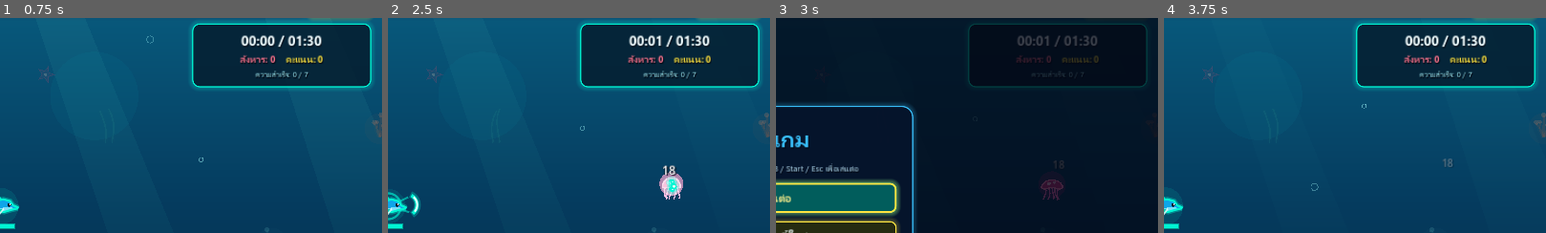
Above: before the commit, frames 1-4 (left to right).
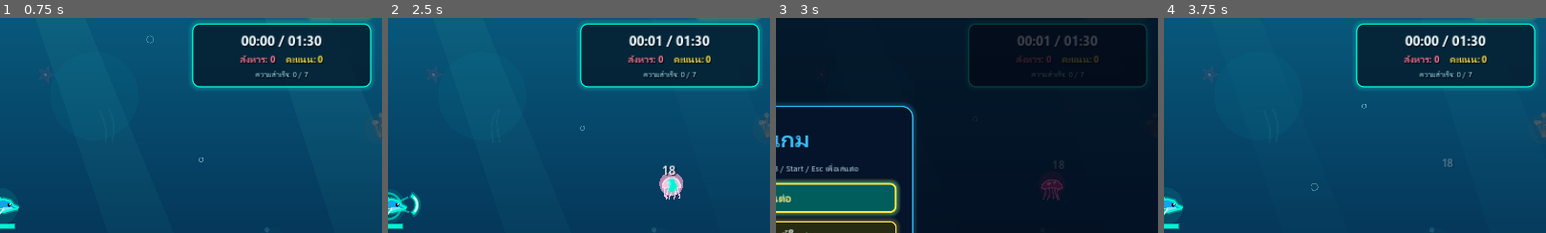
Above: after the commit, the same moments.

Repository: kornthitapanno-web/dolphin-survivor
Game: Godot game, scene res://scenes/main.tscn
The game is run twice, just before and just after one commit, with the same random seed, the same clock (stepped at 60 frames per second) and the same inputs.
Inputs:
- Up to frame 1 (0.75 s): click "ด่าน 1: แนวปะการังน้ำตื้น" at 0.5 s
- Up to frame 2 (2.5 s): click "พักเกม (Start / Esc)" at 1.25 s; click "เล่นต่อ" at 2 s
- Up to frame 3 (3 s): click "พักเกม (Start / Esc)" at 2.75 s
- Up to frame 4 (3.75 s): click "เริ่มด่านนี้ใหม่" at 3.5 s
The pictures show only the part of the screen within x 50-100%, y 6-56%; the shares and areas given below are measured in that part.

Frame 1 is identical in both runs. In frame 2, 0.1% of the frame differs, in the area x 72-77%, y 68-83%; in frame 3, less than 0.1%; in frame 4, less than 0.1%.

Commit message:
Optimize web runtime: Sprite2D XP gems, enemy/FX draw throttling, O(N) separation

Diff:
--- a/scripts/enemy.gd
+++ b/scripts/enemy.gd
@@ -20,6 +20,8 @@
 var _is_dead: bool = false
 var _collision_shape: CollisionShape2D = null
 var _wander_seed: float = 0.0
+var _redraw_accum: float = 0.0
+var _sep_offset: int = 0
 
 static var _xp_gem_script: Script = null
 
@@ -32,6 +34,8 @@
 	collision_mask = 0
 	_anim_phase = randf() * TAU
 	_wander_seed = randf() * TAU
+	_redraw_accum = randf() * 0.05
+	_sep_offset = randi() % 16
 
 	if _collision_shape == null:
 		_collision_shape = CollisionShape2D.new()
@@ -117,9 +121,14 @@
 
 func _process(delta: float) -> void:
 	_anim_phase += delta * 5.2
+	var force_redraw: bool = false
 	if _flash_timer > 0.0:
 		_flash_timer = maxf(0.0, _flash_timer - delta)
-	queue_redraw()
+		force_redraw = true
+	_redraw_accum += delta
+	if force_redraw or _redraw_accum >= 0.05:
+		_redraw_accum = 0.0
+		queue_redraw()
 
 
 func _physics_process(delta: float) -> void:
@@ -154,29 +163,32 @@
 	else:
 		move_dir = Vector2(cos(_wander_seed + _anim_phase * 0.25), sin(_wander_seed + _anim_phase * 0.25)) * 0.55
 
-	# Soft separation from nearby enemies so swarms stay readable without physics sticking
+	# Soft separation from nearby enemies (bounded O(1) neighbor sample per enemy)
 	var sep := Vector2.ZERO
 	var tree_ref: SceneTree = get_tree()
 	if tree_ref != null:
 		var enemies: Array[Node] = tree_ref.get_nodes_in_group("enemies")
 		var count: int = enemies.size()
-		var stride: int = 1 if count <= 50 else 2
-		var i: int = 0
-		while i < count:
-			var other := enemies[i] as Node2D
-			i += stride
-			if other == null or other == self or not is_instance_valid(other):
-				continue
-			var diff: Vector2 = global_position - other.global_position
+		if count > 1:
+			var stride: int = maxi(1, count / 14)
+			var i: int = _sep_offset % stride
+			_sep_offset = (_sep_offset + 1) % stride
 			var min_dist: float = hit_radius + 16.0
-			var d_sq: float = diff.length_squared()
-			if d_sq > 0.01 and d_sq < min_dist * min_dist:
-				var d: float = sqrt(d_sq)
-				sep += (diff / d) * ((min_dist - d) / min_dist) * 140.0
+			var min_dist_sq: float = min_dist * min_dist
+			while i < count:
+				var other := enemies[i] as Node2D
+				i += stride
+				if other == null or other == self or not is_instance_valid(other):
+					continue
+				var diff: Vector2 = global_position - other.global_position
+				var d_sq: float = diff.length_squared()
+				if d_sq > 0.01 and d_sq < min_dist_sq:
+					var d: float = sqrt(d_sq)
+					sep += (diff / d) * ((min_dist - d) / min_dist) * 140.0
 
 	_knockback_vel = _knockback_vel.move_toward(Vector2.ZERO, 680.0 * delta)
 	velocity = move_dir * speed + sep + _knockback_vel
-	move_and_slide()
+	global_position += velocity * delta
 
 	if move_dir.length_squared() > 0.01:
 		var target_angle: float = move_dir.angle()
--- a/scripts/fx_manager.gd
+++ b/scripts/fx_manager.gd
@@ -27,9 +27,9 @@
 	var color: Color = Color.WHITE
 	var font_size: int = 16
 
-const MAX_PARTICLES: int = 600
-const MAX_RINGS: int = 64
-const MAX_LABELS: int = 96
+const MAX_PARTICLES: int = 150
+const MAX_RINGS: int = 20
+const MAX_LABELS: int = 32
 
 var camera_ref: Camera2D = null
 
@@ -41,6 +41,7 @@
 var _shake_duration: float = 0.0
 var _shake_timer: float = 0.0
 var _needs_final_clear_draw: bool = false
+var _redraw_accum: float = 0.0
 
 
 func _ready() -> void:
@@ -86,8 +87,15 @@
 		li -= 1
 
 	var has_items: bool = not _particles.is_empty() or not _rings.is_empty() or not _labels.is_empty()
-	if has_items or (had_items and _needs_final_clear_draw):
-		_needs_final_clear_draw = has_items
+	if has_items:
+		_needs_final_clear_draw = true
+		_redraw_accum += delta
+		if _redraw_accum >= 0.033:
+			_redraw_accum = 0.0
+			queue_redraw()
+	elif had_items and _needs_final_clear_draw:
+		_needs_final_clear_draw = false
+		_redraw_accum = 0.0
 		queue_redraw()
 
 
@@ -171,9 +179,8 @@
 		var cur_radius: float = lerpf(10.0, r.max_radius, ease_t)
 		var alpha: float = 1.0 - t
 		var local_pos: Vector2 = to_local(r.pos)
-		draw_arc(local_pos, cur_radius, 0.0, TAU, 40, Color(r.color, alpha * 0.28), maxf(1.5, 10.0 * alpha), true)
-		draw_arc(local_pos, cur_radius, 0.0, TAU, 40, Color(r.color, alpha * 0.92), maxf(1.2, 3.6 * alpha), true)
-		draw_arc(local_pos, cur_radius * 0.97, 0.0, TAU, 36, Color(1.0, 1.0, 1.0, alpha * 0.7), maxf(1.0, 1.6 * alpha), true)
+		draw_arc(local_pos, cur_radius, 0.0, TAU, 24, Color(r.color, alpha * 0.30), maxf(1.5, 9.0 * alpha), true)
+		draw_arc(local_pos, cur_radius, 0.0, TAU, 24, Color(r.color, alpha * 0.92), maxf(1.2, 3.4 * alpha), true)
 
 	# Neon particles
 	for p in _particles:
@@ -181,9 +188,8 @@
 		var alpha: float = 1.0 - t * t
 		var r: float = p.size * (1.0 - t * 0.55)
 		var local_pos: Vector2 = to_local(p.pos)
-		draw_circle(local_pos, r * 1.9, Color(p.color, alpha * 0.24))
+		draw_circle(local_pos, r * 1.6, Color(p.color, alpha * 0.28))
 		draw_circle(local_pos, r, Color(p.color, alpha))
-		draw_circle(local_pos, r * 0.45, Color(1.0, 1.0, 1.0, alpha * 0.85))
 
 	# Floating damage/status labels
 	var font: Font = ThemeDB.fallback_font
@@ -199,5 +205,4 @@
 		var shadow_col := Color(0.02, 0.04, 0.08, alpha * 0.85)
 		var main_col := Color(lbl.color, alpha)
 		draw_string(font, local_pos + Vector2(1.5, 1.5), lbl.text, HORIZONTAL_ALIGNMENT_LEFT, -1, fsize, shadow_col)
-		draw_string(font, local_pos + Vector2(-1.0, 0.0), lbl.text, HORIZONTAL_ALIGNMENT_LEFT, -1, fsize, shadow_col)
 		draw_string(font, local_pos, lbl.text, HORIZONTAL_ALIGNMENT_LEFT, -1, fsize, main_col)
--- a/scripts/projectile.gd
+++ b/scripts/projectile.gd
@@ -25,21 +25,14 @@
 	_max_lifetime = maxf(lifetime, 0.05)
 	_initial_radius = maxf(radius, 4.0)
 
-	monitoring = true
+	monitoring = false
 	monitorable = false
 	collision_layer = 0
-	collision_mask = 2
-
-	_col_shape = CollisionShape2D.new()
-	var circle := CircleShape2D.new()
-	circle.radius = _initial_radius
-	_col_shape.shape = circle
-	add_child(_col_shape)
-
-	body_entered.connect(_on_body_entered)
+	collision_mask = 0
 
 	if proj_type == "sonic" and velocity.length_squared() > 0.001:
 		rotation = velocity.angle()
+	queue_redraw()
 
 
 func _physics_process(delta: float) -> void:
@@ -65,7 +58,8 @@
 			rotation = velocity.angle()
 
 	_check_enemy_distances()
-	queue_redraw()
+	if proj_type == "shockwave":
+		queue_redraw()
 
 
 func _on_body_entered(body: Node2D) -> void:
--- a/scripts/wave_spawner.gd
+++ b/scripts/wave_spawner.gd
@@ -15,9 +15,17 @@
 
 const MAX_CONTINUOUS_ENEMIES: int = 85
 const MAX_TOTAL_ENEMIES: int = 110
+const WEB_MAX_CONTINUOUS_ENEMIES: int = 60
+const WEB_MAX_TOTAL_ENEMIES: int = 75
+
+var _max_continuous: int = MAX_CONTINUOUS_ENEMIES
+var _max_total: int = MAX_TOTAL_ENEMIES
 
 
 func _ready() -> void:
+	if OS.has_feature("web"):
+		_max_continuous = WEB_MAX_CONTINUOUS_ENEMIES
+		_max_total = WEB_MAX_TOTAL_ENEMIES
 	_load_enemy_script()
 
 
@@ -51,10 +59,10 @@
 	if _spawn_timer <= 0.0:
 		var interval: float = maxf(0.32, 1.05 - t * 0.0065)
 		_spawn_timer = interval
-		if current_count < MAX_CONTINUOUS_ENEMIES:
+		if current_count < _max_continuous:
 			var batch: int = mini(3, 1 + int(t / 35.0))
 			for _i in range(batch):
-				if _get_enemy_count() >= MAX_CONTINUOUS_ENEMIES:
+				if _get_enemy_count() >= _max_continuous:
 					break
 				_spawn_single(_pick_enemy_type(t), 430.0, 620.0, t)
 
@@ -62,7 +70,7 @@
 		_shark_wave_timer -= delta
 		if _shark_wave_timer <= 0.0:
 			_shark_wave_timer = maxf(9.0, 15.0 - t * 0.04)
-			if _get_enemy_count() < MAX_TOTAL_ENEMIES:
+			if _get_enemy_count() < _max_total:
 				var shark_pack: int = 2 + mini(3, int(t / 30.0))
 				for i in range(shark_pack):
 					var ang: float = randf() * TAU + float(i) * 0.28
@@ -71,7 +79,7 @@
 		_kraken_timer -= delta
 		if _kraken_timer <= 0.0:
 			_kraken_timer = maxf(18.0, 28.0 - t * 0.06)
-			if _count_enemies_of_type("kraken") < 2 and _get_enemy_count() < MAX_TOTAL_ENEMIES:
+			if _count_enemies_of_type("kraken") < 2 and _get_enemy_count() < _max_total:
 				_spawn_single("kraken", 450.0, 580.0, t)
 
 	_burst_timer -= delta
@@ -91,7 +99,7 @@
 	var krakens_alive: int = _count_enemies_of_type("kraken")
 
 	for i in range(count):
-		if _get_enemy_count() >= MAX_TOTAL_ENEMIES:
+		if _get_enemy_count() >= _max_total:
 			break
 		var angle: float = base_angle + (float(i) / float(count)) * TAU + randf_range(-0.18, 0.18)
 		var etype: String = _pick_burst_enemy_type(i, count, t, krakens_alive)
--- a/scripts/xp_gem.gd
+++ b/scripts/xp_gem.gd
@@ -11,6 +11,9 @@
 var _speed: float = 0.0
 var _bob_phase: float = 0.0
 var _collected: bool = false
+var _sprite: Sprite2D = null
+
+static var _gem_texture: ImageTexture = null
 
 
 func _ready() -> void:
@@ -23,11 +26,56 @@
 
 	_bob_phase = randf() * TAU
 
-	var col_shape := CollisionShape2D.new()
-	var circle := CircleShape2D.new()
-	circle.radius = 12.0
-	col_shape.shape = circle
-	add_child(col_shape)
+	_ensure_gem_texture()
+	_sprite = Sprite2D.new()
+	_sprite.texture = _gem_texture
+	_sprite.modulate = gem_color.lightened(0.25)
+	add_child(_sprite)
+
+
+static func _ensure_gem_texture() -> void:
+	if _gem_texture != null:
+		return
+	var sz: int = 44
+	var half: float = float(sz) * 0.5
+	var img := Image.create(sz, sz, false, Image.FORMAT_RGBA8)
+	img.fill(Color(0.0, 0.0, 0.0, 0.0))
+
+	for y in sz:
+		for x in sz:
+			var dx: float = (float(x) + 0.5 - half)
+			var dy: float = (float(y) + 0.5 - half)
+			var dist: float = sqrt(dx * dx + dy * dy)
+
+			# Soft outer electric-blue aura + crisp ring
+			var col := Color(0.0, 0.0, 0.0, 0.0)
+			if dist < 19.0:
+				var aura_a: float = clampf(1.0 - dist / 19.0, 0.0, 1.0)
+				col = Color(0.22, 0.78, 1.0, aura_a * aura_a * 0.34)
+			if absf(dist - 12.8) < 1.2:
+				var ring_a: float = 1.0 - absf(dist - 12.8) / 1.2
+				col = col.blend(Color(0.88, 0.97, 1.0, ring_a * 0.65))
+
+			# Diamond pearl core (|dx|/0.85 + |dy|/1.15 <= 9.2)
+			var manhattan: float = absf(dx) / 0.85 + absf(dy) / 1.15
+			if manhattan <= 9.6:
+				if manhattan >= 7.7:
+					col = col.blend(Color(0.95, 0.99, 1.0, 0.96))
+				elif manhattan >= 4.8:
+					col = col.blend(Color(0.35, 0.82, 1.0, 0.98))
+				else:
+					col = col.blend(Color(0.78, 0.94, 1.0, 1.0))
+
+			# Specular gleam top-left
+			var gx: float = dx + 1.8
+			var gy: float = dy + 2.2
+			if gx * gx + gy * gy <= 4.0:
+				col = col.blend(Color(1.0, 1.0, 1.0, 0.95))
+
+			if col.a > 0.005:
+				img.set_pixel(x, y, col)
+
+	_gem_texture = ImageTexture.create_from_image(img)
 
 
 func _physics_process(delta: float) -> void:
@@ -35,7 +83,11 @@
 		return
 
 	_bob_phase += delta * 5.2
-	queue_redraw()
+	if _sprite != null:
+		_sprite.position.y = sin(_bob_phase) * 2.5
+		var base_s: float = 1.05 if xp_value < 8 else 1.32
+		var pulse_s: float = base_s * (0.94 + 0.09 * sin(_bob_phase * 1.4))
+		_sprite.scale = Vector2(pulse_s, pulse_s)
 
 	if not is_instance_valid(player_ref) and is_inside_tree():
 		player_ref = get_tree().get_first_node_in_group("player") as Node2D
@@ -79,36 +131,3 @@
 		if sound_mgr != null and sound_mgr.has_method("play_xp"):
 			sound_mgr.play_xp()
 	queue_free()
-
-
-func _draw() -> void:
-	var pulse: float = 0.5 + 0.5 * sin(_bob_phase * 1.4)
-	var bob_offset := Vector2(0.0, sin(_bob_phase) * 2.5)
-	var scale_factor: float = 1.05 if xp_value < 8 else 1.32
-	var base_r: float = (7.5 + pulse * 1.3) * scale_factor
-
-	# Outer electric blue aura + crisp white ring so XP pearls stand out from ocean & enemies
-	draw_circle(bob_offset, base_r * 2.0, Color(0.22, 0.74, 1.0, 0.18 + 0.10 * pulse))
-	draw_circle(bob_offset, base_r * 1.35, Color(0.0, 0.85, 1.0, 0.34 + 0.12 * pulse))
-	draw_arc(bob_offset, base_r * 1.48, 0.0, TAU, 20, Color(0.88, 0.97, 1.0, 0.55 + 0.25 * pulse), 1.4)
-
-	# Diamond pearl shape in vivid sky-blue
-	var diamond := PackedVector2Array([
-		bob_offset + Vector2(0.0, -base_r * 1.18),
-		bob_offset + Vector2(base_r * 0.90, 0.0),
-		bob_offset + Vector2(0.0, base_r * 1.18),
-		bob_offset + Vector2(-base_r * 0.90, 0.0),
-		bob_offset + Vector2(0.0, -base_r * 1.18)
-	])
-	draw_colored_polygon(diamond.slice(0, 4), gem_color)
-	draw_polyline(diamond, Color(0.92, 0.98, 1.0, 0.95), 1.8, true)
-
-	# Bright inner core & specular pearl gleam
-	var inner := PackedVector2Array([
-		bob_offset + Vector2(0.0, -base_r * 0.62),
-		bob_offset + Vector2(base_r * 0.45, 0.0),
-		bob_offset + Vector2(0.0, base_r * 0.62),
-		bob_offset + Vector2(-base_r * 0.45, 0.0)
-	])
-	draw_colored_polygon(inner, Color("#bae6fd"))
-	draw_circle(bob_offset + Vector2(-base_r * 0.18, -base_r * 0.22), base_r * 0.24, Color(1.0, 1.0, 1.0, 0.95))
Not shown, changed: docs/index.pck
